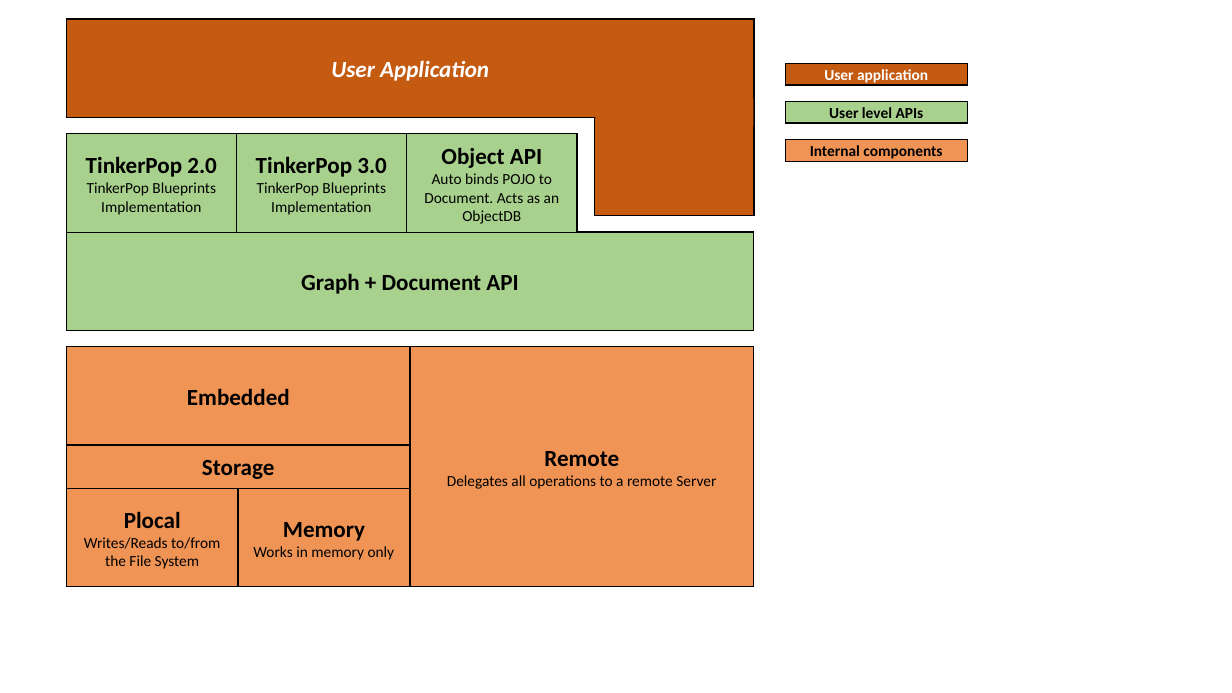
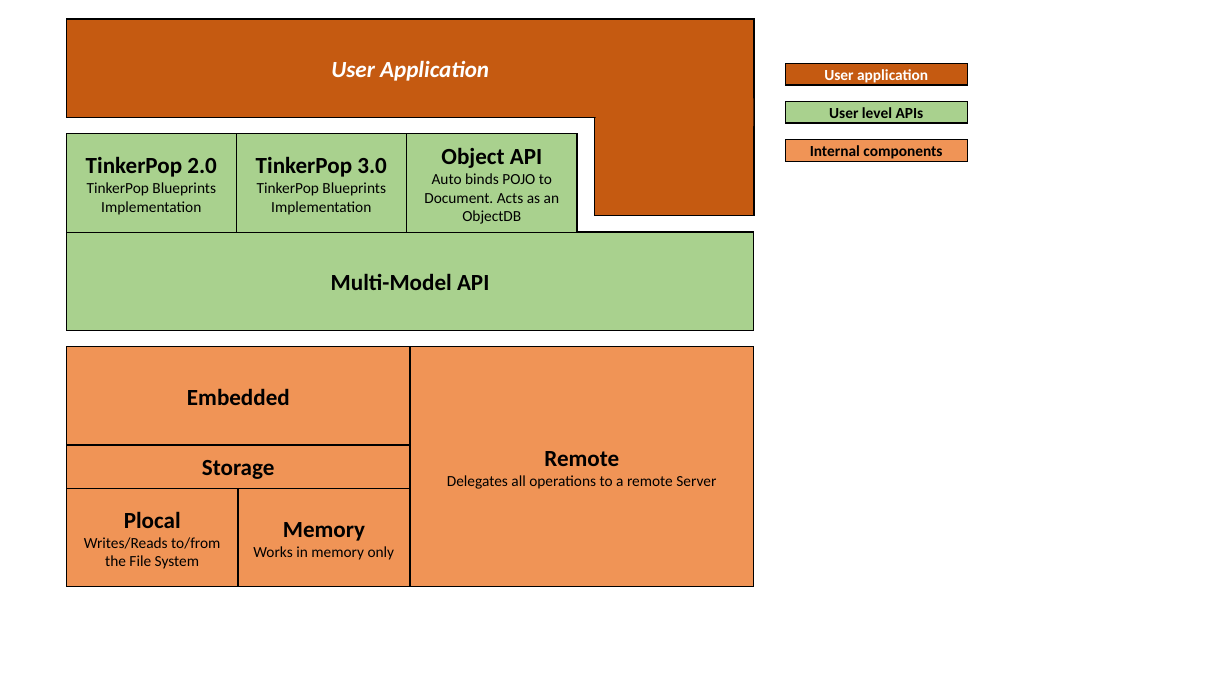
Before and after one commit to orientechnologies/orientdb-docs, a slide deck: slide 1 of images/java/orientdb-api-stack.pptx. Drawn at 1232x693 pixels with LibreOffice and Linux fonts; fonts in the diff are those of the drawing. Boxes give left, top, right and bottom in pixels: in the first picture for what was removed or moved away, otherwise in the second. Text is boxed around its words. In the diff, an @@ line names an element or a change of style, - is before the commit and + after.

```diff
--- a/images/java/orientdb-api-stack.pptx
+++ b/images/java/orientdb-api-stack.pptx
@@ text in rectangle at (331,273,489,290): text changed @@
-Graph + Document API
+Multi-Model API
```
Also in this commit, not shown: 1 other file.
